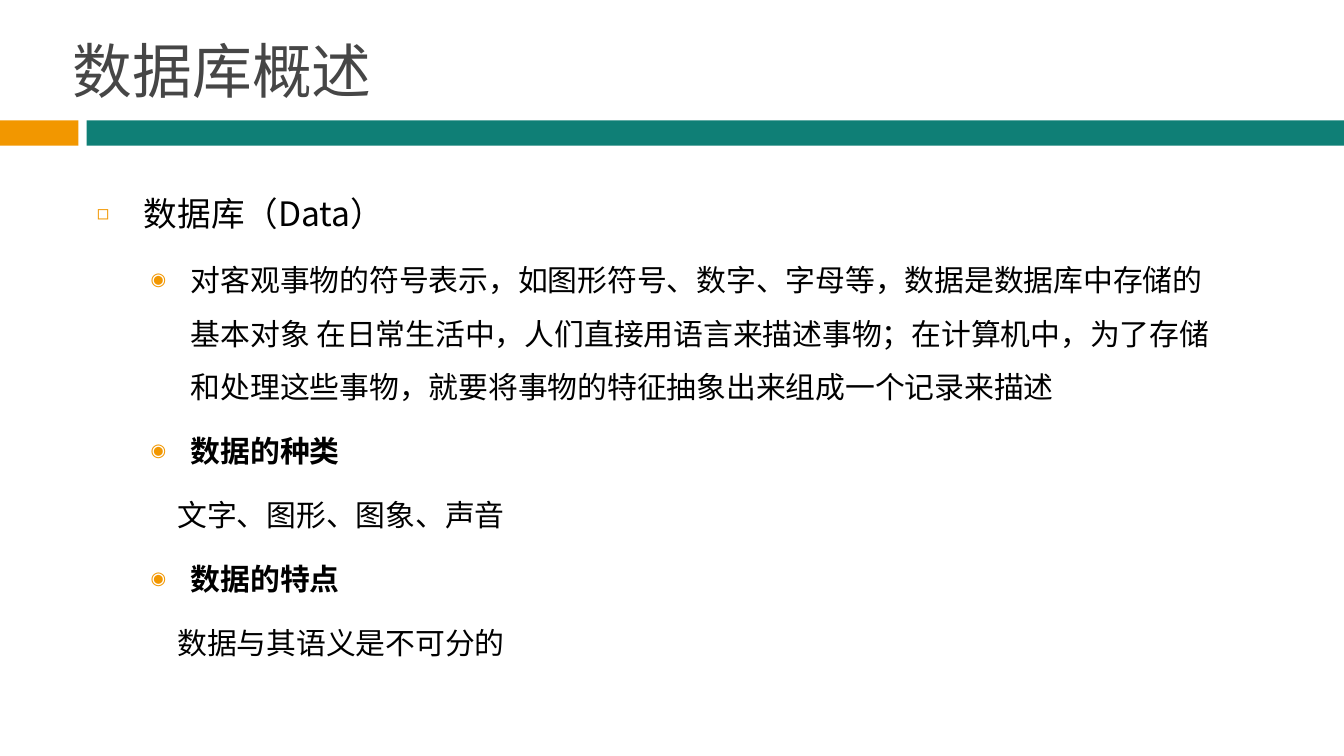
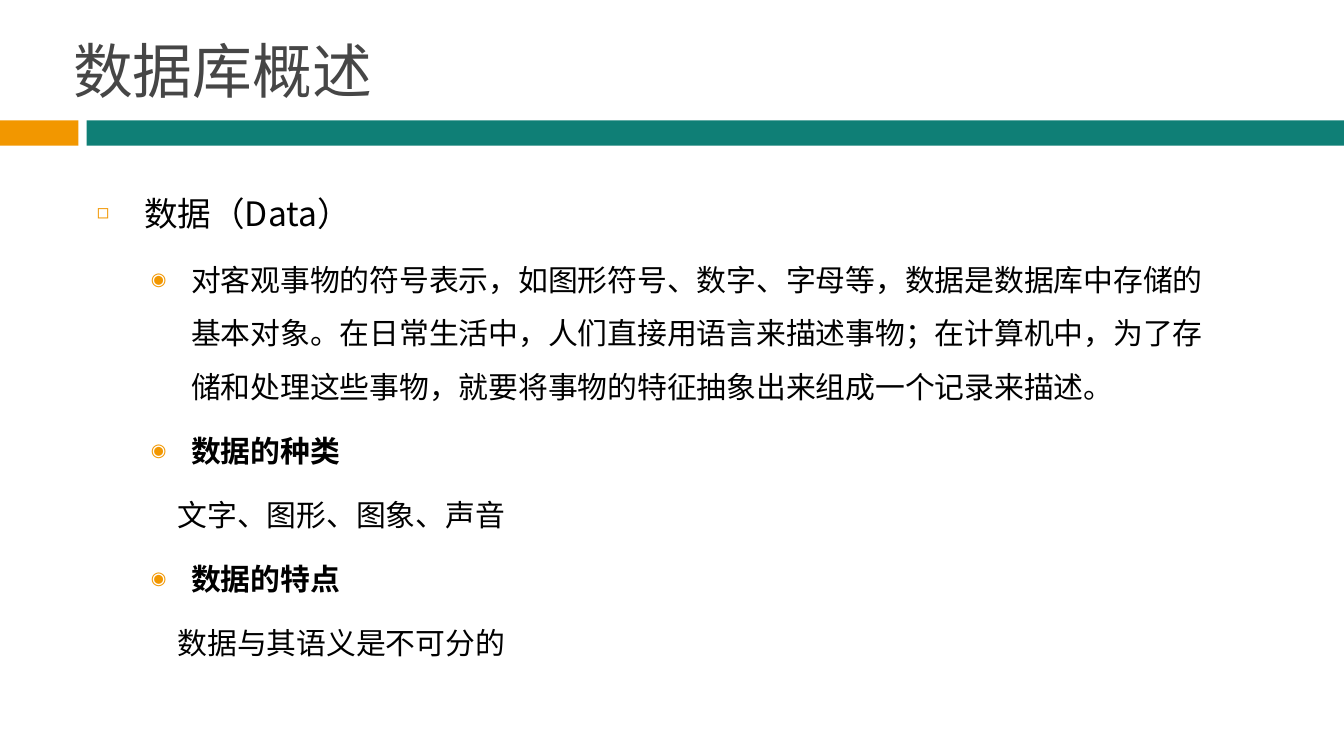
Before and after one commit to hbsiteam/Teaching2013, a slide deck: slide 10 of 3G/MySQL数据库/MySQL_PPT_1.0.0/MySQL-chapter-1-v1.0.0.ppt (slide 9 before the commit). Drawn at 1344x756 pixels with LibreOffice and Linux fonts; fonts in the diff are those of the drawing; background and template pictures are left out. Boxes give left, top, right and bottom in pixels: in the first picture for what was removed or moved away, otherwise in the second. Text is boxed around its words. In the diff, an @@ line names an element or a change of style, - is before the commit and + after.

```diff
--- a/3G/MySQL数据库/MySQL_PPT_1.0.0/MySQL-chapter-1-v1.0.0.ppt
+++ b/3G/MySQL数据库/MySQL_PPT_1.0.0/MySQL-chapter-1-v1.0.0.ppt
@@ text at bbox=[144, 197, 1203, 401]: text changed @@
-◻ 数据库（Data）
-  ◉ 对客观事物的符号表示，如图形符号、数字、字母等，数据是数据库中存储的基本对象 在日常生活中，人们直接用语言来描述事物；在计算机中，为了存储和处理这些事物，就要将事物的特征抽象出来组成一个记录来描述
+◻ 数据（Data）
+  ◉ 对客观事物的符号表示，如图形符号、数字、字母等，数据是数据库中存储的基本对象。在日常生活中，人们直接用语言来描述事物；在计算机中，为了存储和处理这些事物，就要将事物的特征抽象出来组成一个记录来描述。
```
Also in this commit, not shown: 15 other slides changed, 1 slide added, 4 other files.
